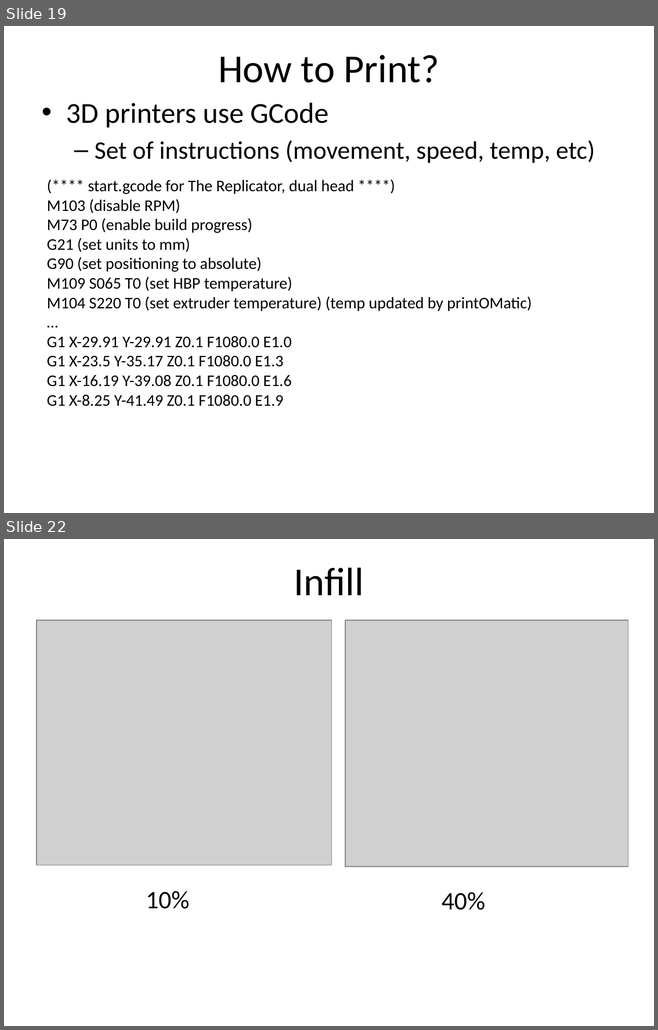
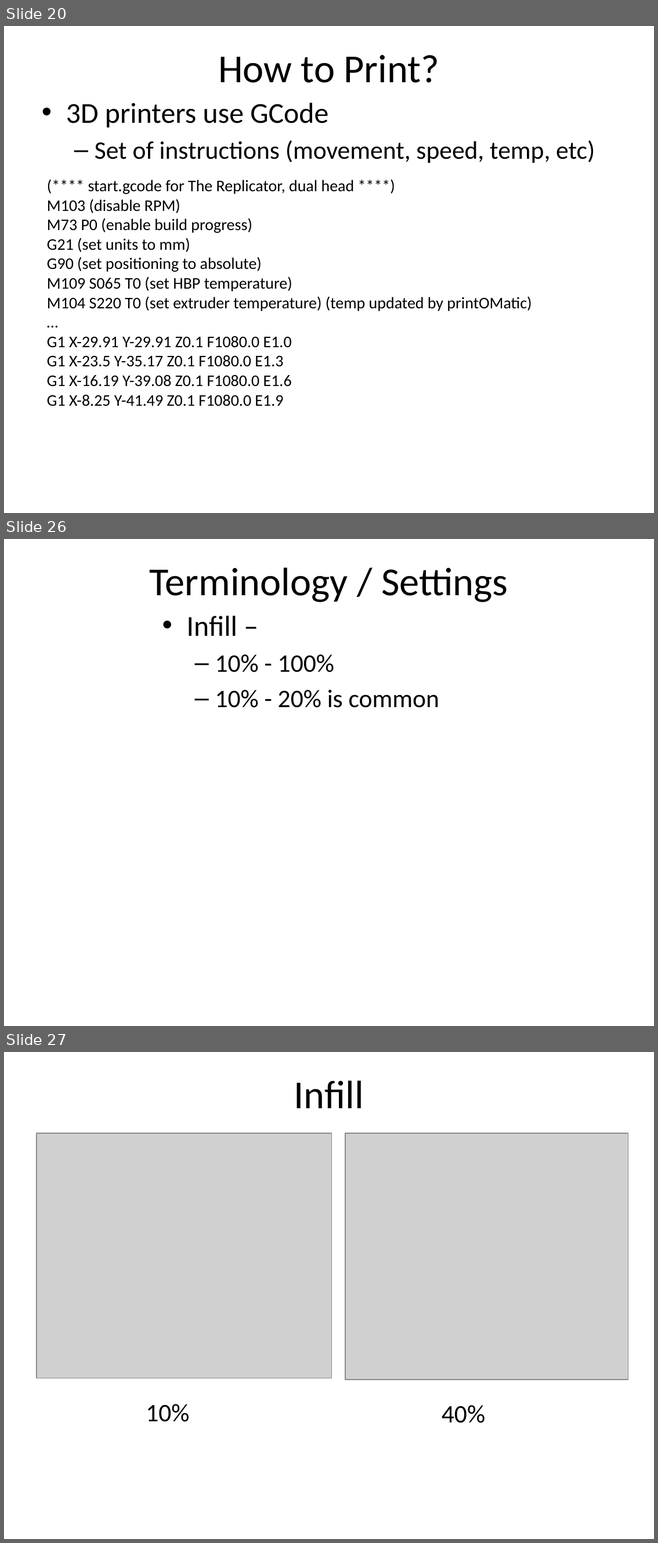
Before and after one commit to dykebert/GDI_3D_Printing_Intro, a slide deck: Introduction to 3D Printing.pptx. Shown one above the other, each under a label of ours: slides 19 and 22 before the commit, slides 20, 26 and 27 after it; the slides between them are not shown. The pictures are 658x1030 and 658x1543 pixels, drawn with LibreOffice and Linux fonts; fonts in the diff are those of the drawing; grey boxes stand for pictures. Boxes give left, top, right and bottom in pixels: in the first picture for what was removed or moved away, otherwise in the second. Text is boxed around its words. In the diff, an @@ line names an element or a change of style, - is before the commit and + after.

```diff
--- a/Introduction to 3D Printing.pptx
+++ b/Introduction to 3D Printing.pptx
@@ slide 26 added at <box>4,539,654,1026</box>, background #FFFFFF @@
@@ title added at <box>149,567,508,602</box>, 44 pt, text #000000 @@
+Terminology / Settings
@@ text added at <box>187,616,439,708</box>, 28 pt, text #000000 @@
+• Infill –
+  – 10% - 100%
+  – 10% - 20% is common
@@ what was slide 19 is now slide 20 @@
@@ what was slide 22 is now slide 27 @@
```
Also in this commit, not shown: 4 slides changed, 6 other slides added.
